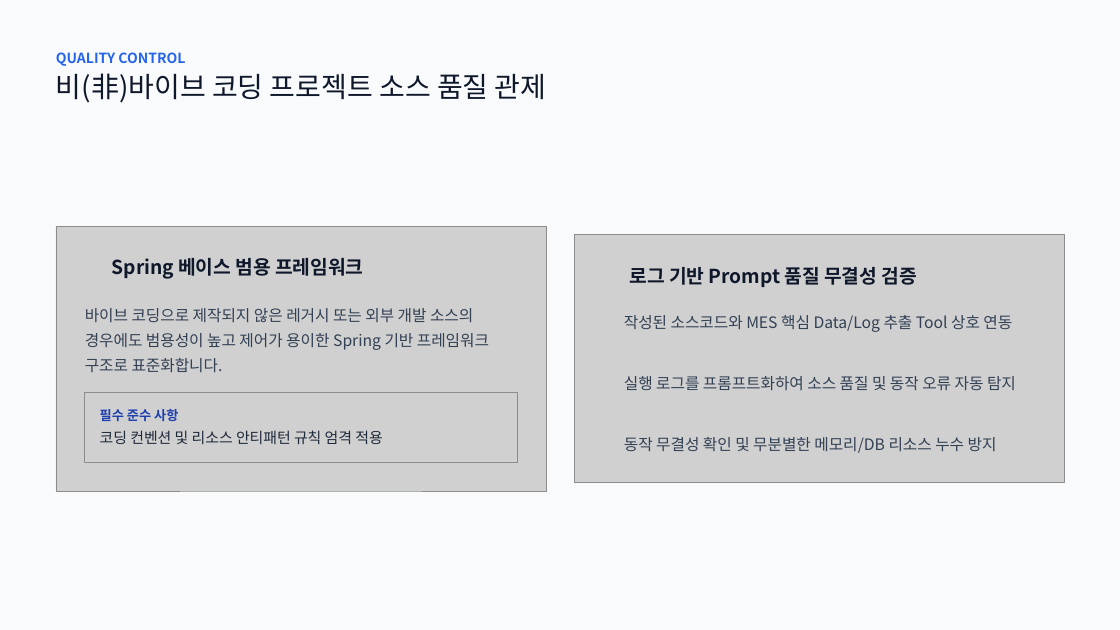
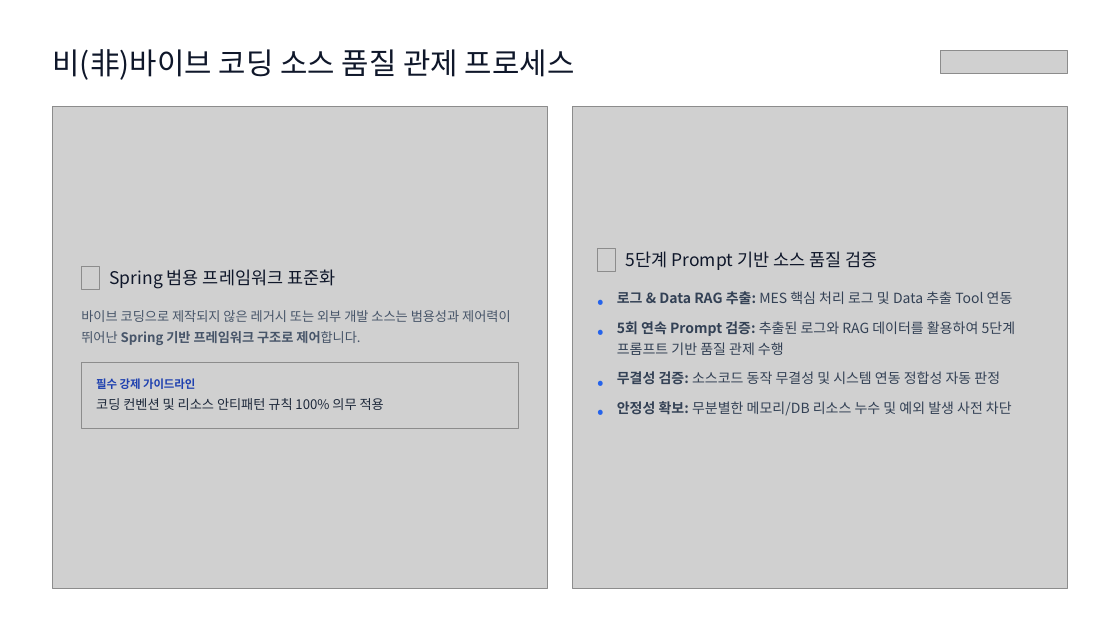
Before and after one commit to mordent/OpenProject, a slide deck: slide 6 of 제조 분야 AI Agent 아키텍처.pptx. Drawn at 1120x630 pixels with LibreOffice and Linux fonts; fonts in the diff are those of the drawing; grey boxes stand for pictures; background and template pictures are left out. Boxes give left, top, right and bottom in pixels: in the first picture for what was removed or moved away, otherwise in the second. Text is boxed around its words. In the diff, an @@ line names an element or a change of style, - is before the commit and + after.

```diff
--- a/제조 분야 AI Agent 아키텍처.pptx
+++ b/제조 분야 AI Agent 아키텍처.pptx
@@ background #F8FAFC to #FFFFFF @@
@@ text at box(52, 49, 575, 80): text changed; size 24 to 25.5 pt @@
-비(非)바이브 코딩 프로젝트 소스 품질 관제
+비(非)바이브 코딩 소스 품질 관제 프로세스
@@ text "비(非)바이브 코딩 소스 품질 관제 ..." at box(52, 49, 575, 80): vertical alignment top to middle @@
@@ text removed at box(56, 52, 185, 66) @@
-QUALITY CONTROL
@@ picture added at box(941, 50, 1068, 74) @@
@@ picture: place and size @@
-picture at box(56, 227, 546, 492)
+picture at box(52, 107, 548, 588)
@@ picture: place and size @@
-picture at box(574, 235, 1064, 483)
+picture at box(572, 107, 1068, 588)
@@ picture added at box(82, 266, 99, 289) @@
@@ text at box(110, 269, 335, 289): text changed; size 16.5 to 15 pt; bold off @@
-Spring 베이스 범용 프레임워크
+Spring 범용 프레임워크 표준화
@@ picture added at box(597, 249, 615, 271) @@
@@ text at box(626, 251, 877, 270): text changed; size 16.5 to 15 pt; bold off @@
-로그 기반 Prompt 품질 무결성 검증
+5단계 Prompt 기반 소스 품질 검증
@@ text added at box(597, 284, 604, 313), 16.5 pt, text #2563EB @@
+•
@@ text at box(617, 291, 1013, 305): text changed; size 13.5 to 12 pt @@
-작성된 소스코드와 MES 핵심 Data/Log 추출 Tool 상호 연동
+로그 & Data RAG 추출: MES 핵심 처리 로그 및 Data 추출 Tool 연동
@@ text at box(81, 310, 510, 345): text changed; size 13.5 to 11.2 pt; text colour #334155 to #475569 @@
-바이브 코딩으로 제작되지 않은 레거시 또는 외부 개발 소스의 경우에도 범용성이 높고 제어가 용이한 Spring 기반 프레임워크 구조로 표준화합니다.
+바이브 코딩으로 제작되지 않은 레거시 또는 외부 개발 소스는 범용성과 제어력이 뛰어난 Spring 기반 프레임워크 구조로 제어합니다.
@@ text added at box(597, 313, 604, 342), 16.5 pt, text #2563EB @@
+•
@@ text at box(617, 321, 1015, 355): text changed; size 13.5 to 12 pt @@
-실행 로그를 프롬프트화하여 소스 품질 및 동작 오류 자동 탐지
+5회 연속 Prompt 검증: 추출된 로그와 RAG 데이터를 활용하여 5단계 프롬프트 기반 품질 관제 수행
@@ picture: place and size @@
-picture at box(85, 392, 518, 462)
+picture at box(82, 363, 519, 429)
@@ text at box(96, 378, 195, 389): text changed; size 11.2 to 9.8 pt @@
-필수 준수 사항
+필수 강제 가이드라인
@@ text added at box(597, 364, 604, 392), 16.5 pt, text #2563EB @@
+•
@@ text at box(617, 371, 1000, 384): text changed; size 13.5 to 12 pt @@
-동작 무결성 확인 및 무분별한 메모리/DB 리소스 누수 방지
+무결성 검증: 소스코드 동작 무결성 및 시스템 연동 정합성 자동 판정
@@ text at box(96, 398, 384, 410): text changed; size 12.8 to 11.2 pt @@
-코딩 컨벤션 및 리소스 안티패턴 규칙 엄격 적용
+코딩 컨벤션 및 리소스 안티패턴 규칙 100% 의무 적용
@@ text added at box(597, 394, 604, 423), 16.5 pt, text #2563EB @@
+•
@@ text added at box(617, 401, 1012, 416), 12 pt, text #334155 @@
+안정성 확보: 무분별한 메모리/DB 리소스 누수 및 예외 발생 사전 차단
```
Also in this commit, not shown: 10 other slides changed, 1 slide added, 2 slides removed.
